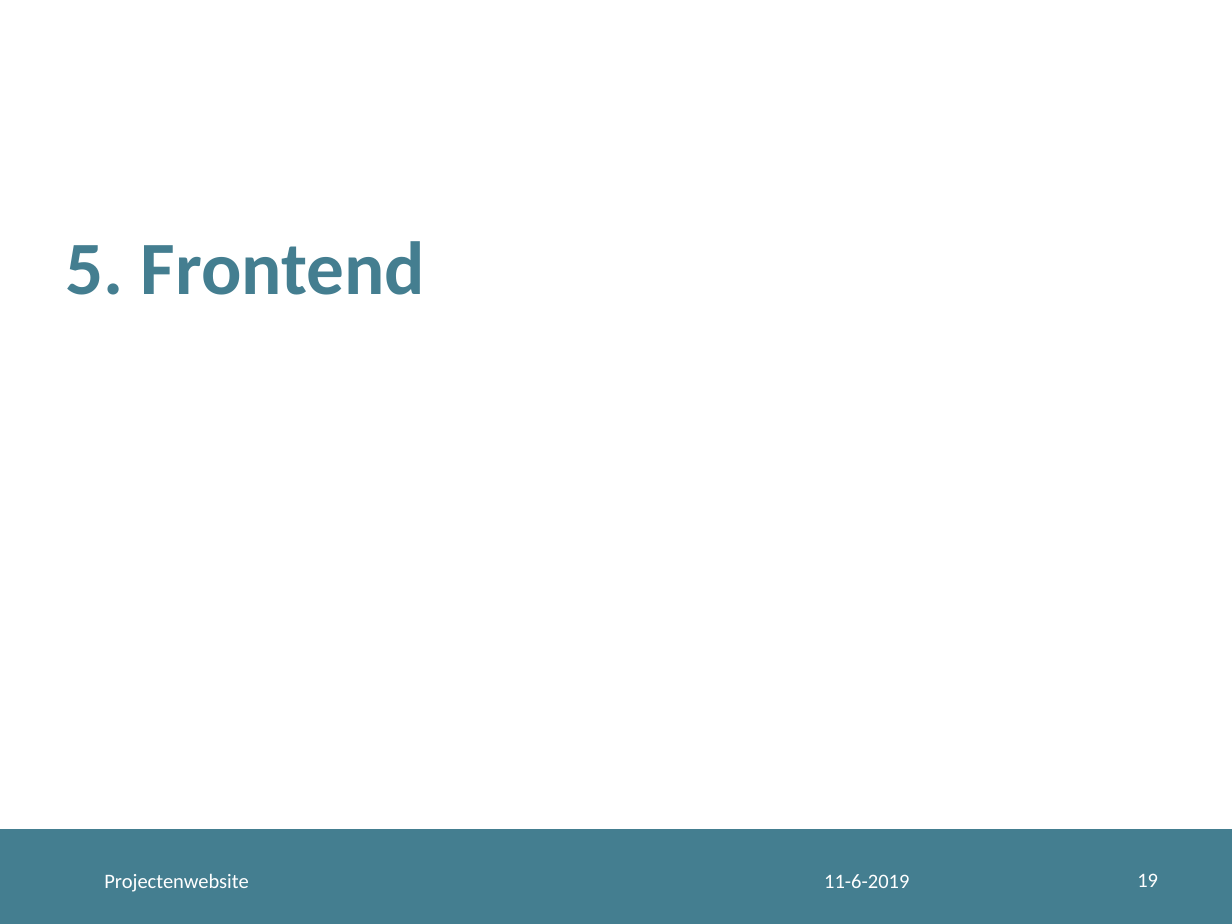
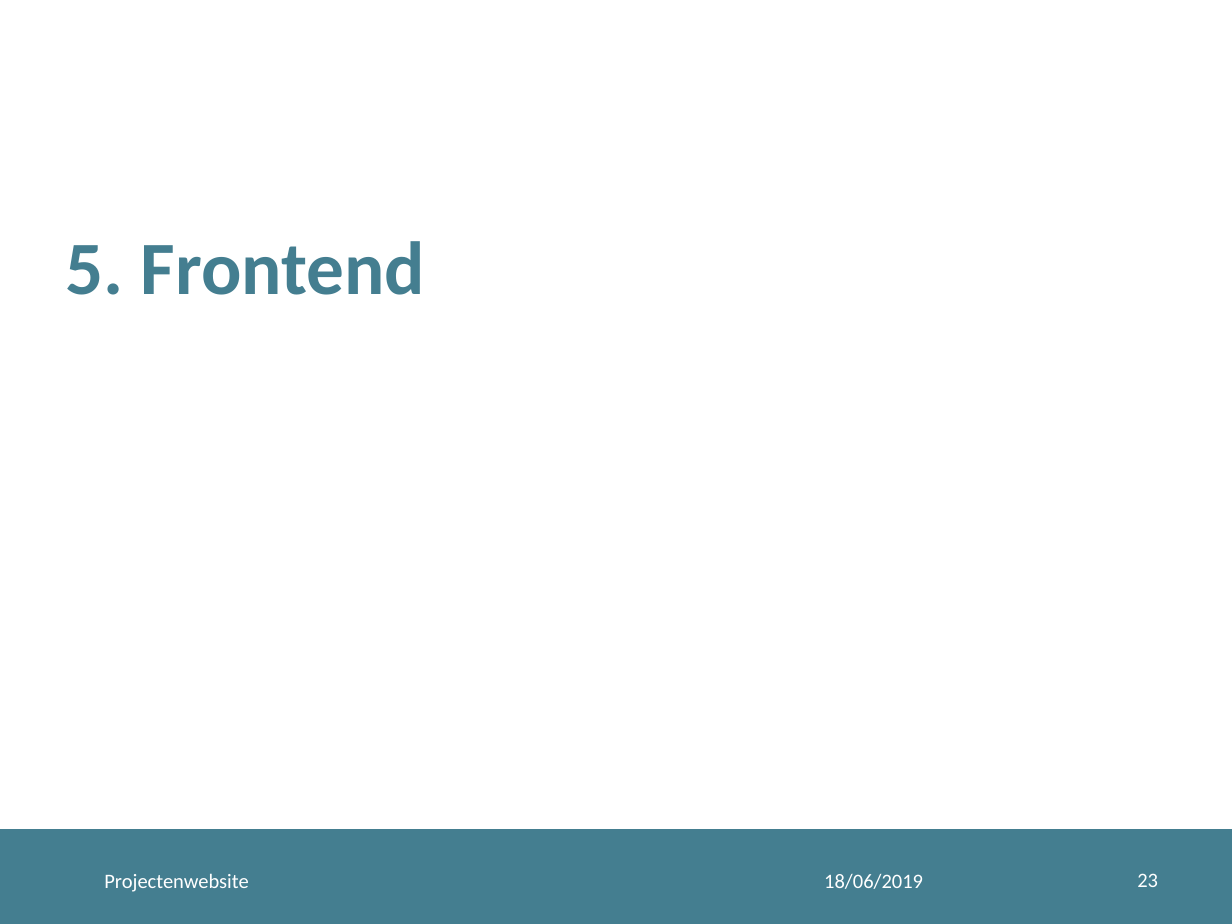
Before and after one commit to arijnborzo/1819PROJProjectensite, a slide deck: slide 23 of Presentatie/Projecten 1.pptx (slide 19 before the commit). Drawn at 1232x924 pixels with LibreOffice and Linux fonts; fonts in the diff are those of the drawing. Boxes give left, top, right and bottom in pixels: in the first picture for what was removed or moved away, otherwise in the second. Text is boxed around its words. In the diff, an @@ line names an element or a change of style, - is before the commit and + after.

```diff
--- a/Presentatie/Projecten 1.pptx
+++ b/Presentatie/Projecten 1.pptx
@@ text at bbox=[824, 874, 923, 889]: text changed @@
-11-6-2019
+18/06/2019
@@ page number at bbox=[1137, 873, 1158, 887]: text changed @@
-19
+23
```
Also in this commit, not shown: 20 other slides changed, 4 slides added.
